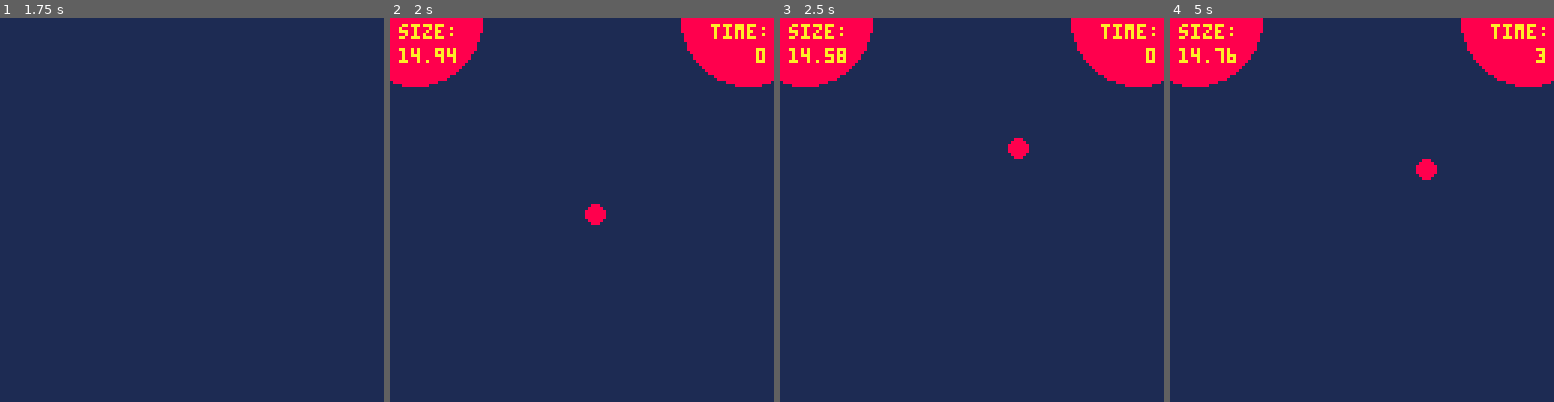
Above: before the commit, frames 1-4 (left to right).
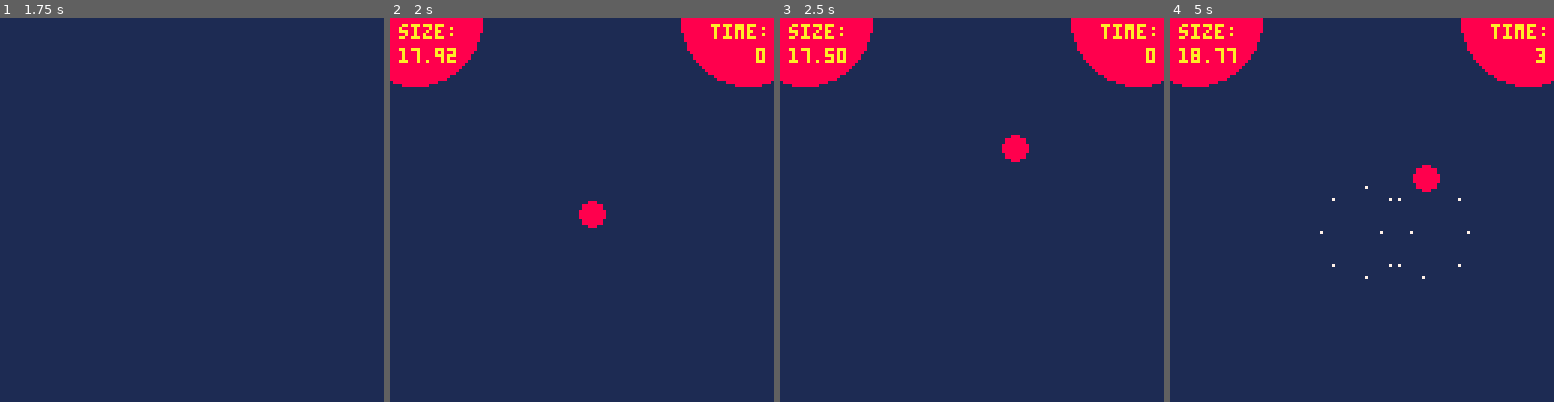
Above: after the commit, the same moments.

Repository: acmcpheron02/beeg
Game: PICO-8 cartridge main.p8
Same seed, same stepped clock (60 frames per second), same inputs: the game is played once before the commit and once after it.
Inputs:
- Up to frame 1 (1.75 s): tap X (X key) at 0.33, 1.07 s; hold Right from 1.6 s (still down)
- Up to frame 2 (2 s): keep holding Right; tap X (X key) at 1.85 s
- Up to frame 3 (2.5 s): release Right at 2.1 s; hold Up 2.15-2.42 s; hold Right from 2.47 s (still down)
- Up to frame 4 (5 s): tap X (X key) at 2.97, 4.08 s; release Right at 3.03 s; hold Left 3.08-3.58 s; hold Down 3.63-3.97 s; hold Right 4.02-4.68 s; hold Up from 4.73 s (still down)

Frame 1 is identical in both runs. In frame 2, 0.2% of the frame differs, in the area x 5-56%, y 7-55%; in frame 3, 0.2%; in frame 4, 0.5%, in the area x 5-79%, y 7-68%.

Commit message:
added some food sources

Diff:
--- a/main.p8
+++ b/main.p8
@@ -14,8 +14,7 @@
 food_sprites = {
   ["plankton"] = {32, 33},
   ["krill"] = {34, 35},
-  ["fish"] = {36, 37},
-  ["jellyfish"] = {38, 39}
+  ["fish"] = {36, 37}
 }
 
 function _init()
@@ -90,10 +89,10 @@
 function lvl1_init()
   player = make_player(300, 300, 6, 6)
   cam = make_camera()
-  make_food("food", 320, 320, 7, 7, food_sprites["plankton"], 16)
-  make_food("food", 280, 320, 7, 7, food_sprites["plankton"], 16)
-  make_food("food", 320, 280, 7, 7, food_sprites["plankton"], 16)
-  make_food("food", 280, 280, 7, 7, food_sprites["plankton"], 16)
+  make_food("food", 330, 300, 7, 7, food_sprites["plankton"], 16)
+  make_food("food", 300, 330, 7, 7, food_sprites["plankton"], 16)
+  make_food("food", 270, 300, 7, 7, food_sprites["plankton"], 16)
+  make_food("food", 300, 270, 7, 7, food_sprites["plankton"], 16)
 end
 
 function lvl1_draw()
@@ -119,7 +118,7 @@
 function lvl1_update()
   player.move()
   cam.cameraDraw()
-  while #actors < 16 do
+  while #actors < 18 do
     spawn_food()
   end
   collisions()
@@ -196,13 +195,9 @@
     function a.draw_actor()
       frame = flr((ani%16)/8)+1
       local sprnow = a.sprite[frame]
-      spr(sprnow, a.x, a.y, 1, 1, a.xFlipped)
-      if debug == true then
-        pset(a.x, a.y, 7)
-        pset(a.x, a.y+a.h, 7)
-        pset(a.x+a.w, a.y, 7)
-        pset(a.x+a.w, a.y+a.h, 7)
-      end
+      if sprnow == 37 then sspr(32,16,16,16,a.x,a.y,1,1) end
+      if sprnow == 38 then sspr(48,16,16,16,a.x,a.y,1,1) end
+      if sprnow != 37 and sprnow != 38 then spr(sprnow, a.x, a.y, 1, 1, a.xFlipped) end
     end
     function a.move_actor()
       if a.aniseed == nil then
@@ -253,7 +248,7 @@
     p.dy = 0
     p.x_speed = 0
     p.y_speed = 0
-    p.mass = 15.0
+    p.mass = 18.0
     p.base_accel = 0.55
     p.base_friction = .45
     p.base_mass = 20
@@ -376,20 +371,32 @@
     eated = true
     eat_fx(pl, t)
     del(actors, t)
-    pl.add_mass(1.1)
+    if t.sprite == food_sprites["plankton"] then calorie = 1.1 end
+    if t.sprite == food_sprites["krill"] then calorie = 2.5 end
+    if t.sprite == food_sprites["fish"] then calorie = 5 end
+    pl.add_mass(calorie)
   end
 
   function spawn_food()
     local spawnDir = flr(rnd(4))
     local offset = flr(rnd(128))-64
     local soff = flr(rnd(24))
+    local food_seed = flr(rnd(player.mass*player.mass))
     local x
     local y
     if spawnDir == 0 then x,y = 64+soff,offset end
     if spawnDir == 1 then x,y = -64-soff,offset end
     if spawnDir == 2 then x,y = offset,64+soff end
     if spawnDir == 3 then x,y = offset,-64-soff end
-    make_food("food", x+cam.posx+64, y+cam.posy+64, 6, 6, food_sprites["plankton"],16) --make_food(k,x,y,h,w,s,ivl)
+    if food_seed <= 250 then
+      make_food("food", x+cam.posx+64, y+cam.posy+64, 6, 6, food_sprites["plankton"],16)
+    end
+    if food_seed <= 900 and food_seed > 250 then
+      make_food("food", x+cam.posx+64, y+cam.posy+64, 6, 6, food_sprites["krill"],16)
+    end
+    if food_seed > 900 then
+        make_food("food", x+cam.posx+64, y+cam.posy+64, 6, 6, food_sprites["fish"],16)
+    end
   end
 
   function bubbles_fx(pl)
